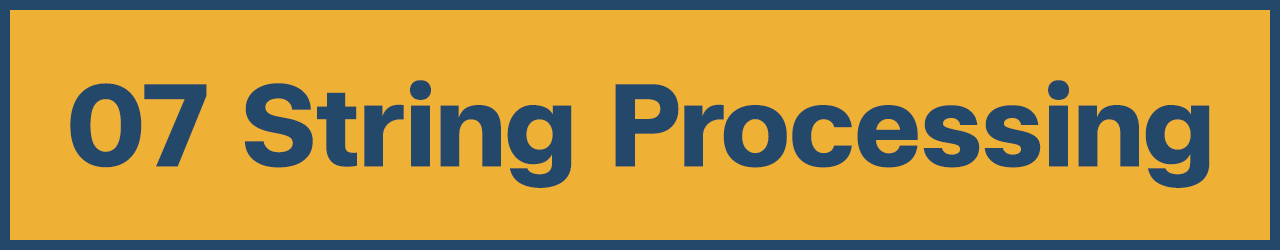
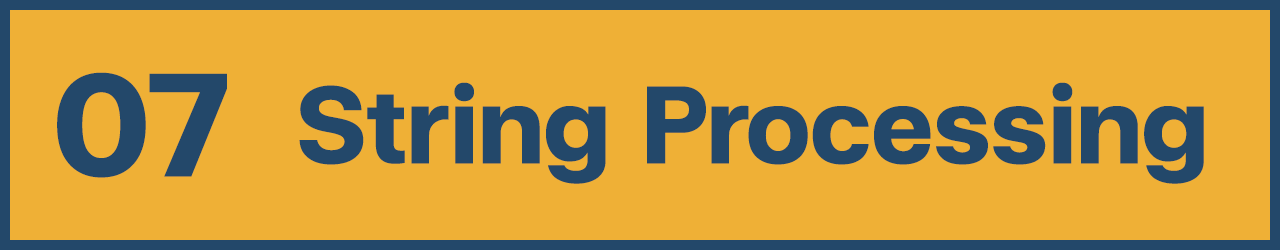
Comparing the layer stacks of the two 1280px x 250px images. Changes:
removed layer "07 String Processing" over [70, 80, 1210, 188]
added layer "07" above "String Processing" over [57, 72, 227, 178]
added layer "String Processing" above "Rectangle 1" over [299, 82, 1204, 184]
hid "Background" over [57, 72, 1210, 188]
